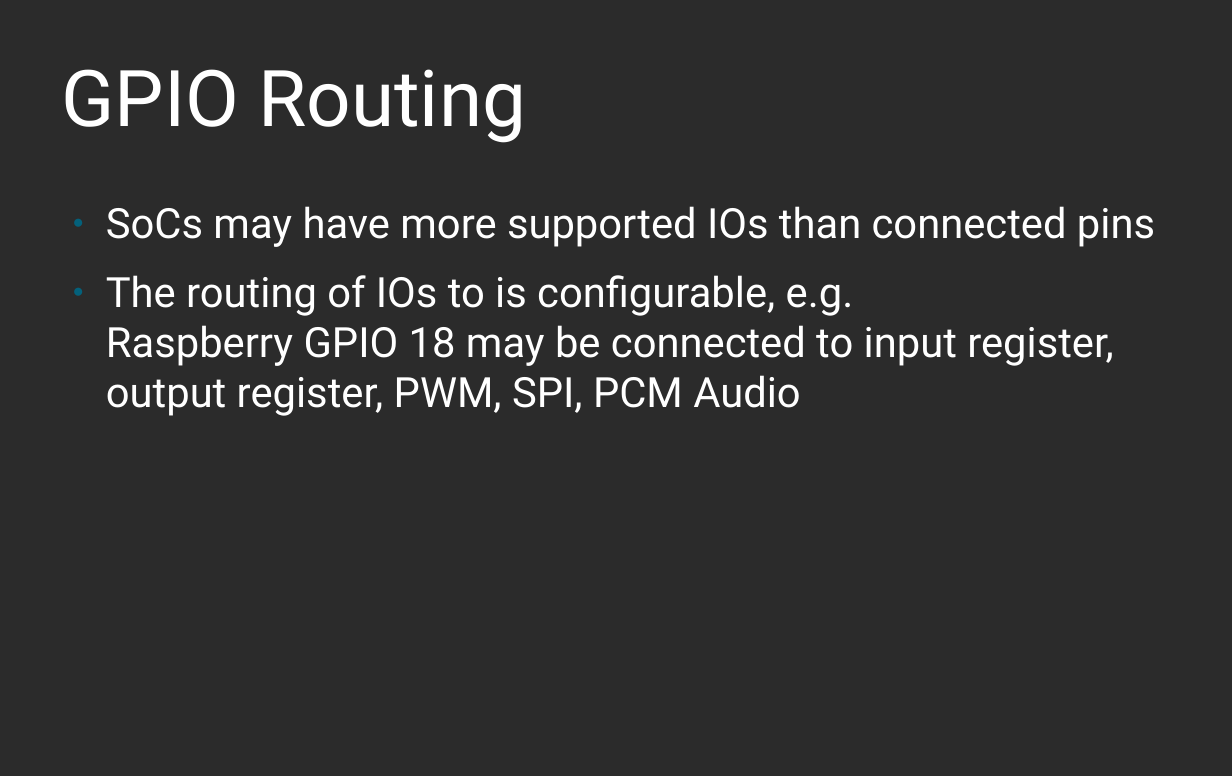
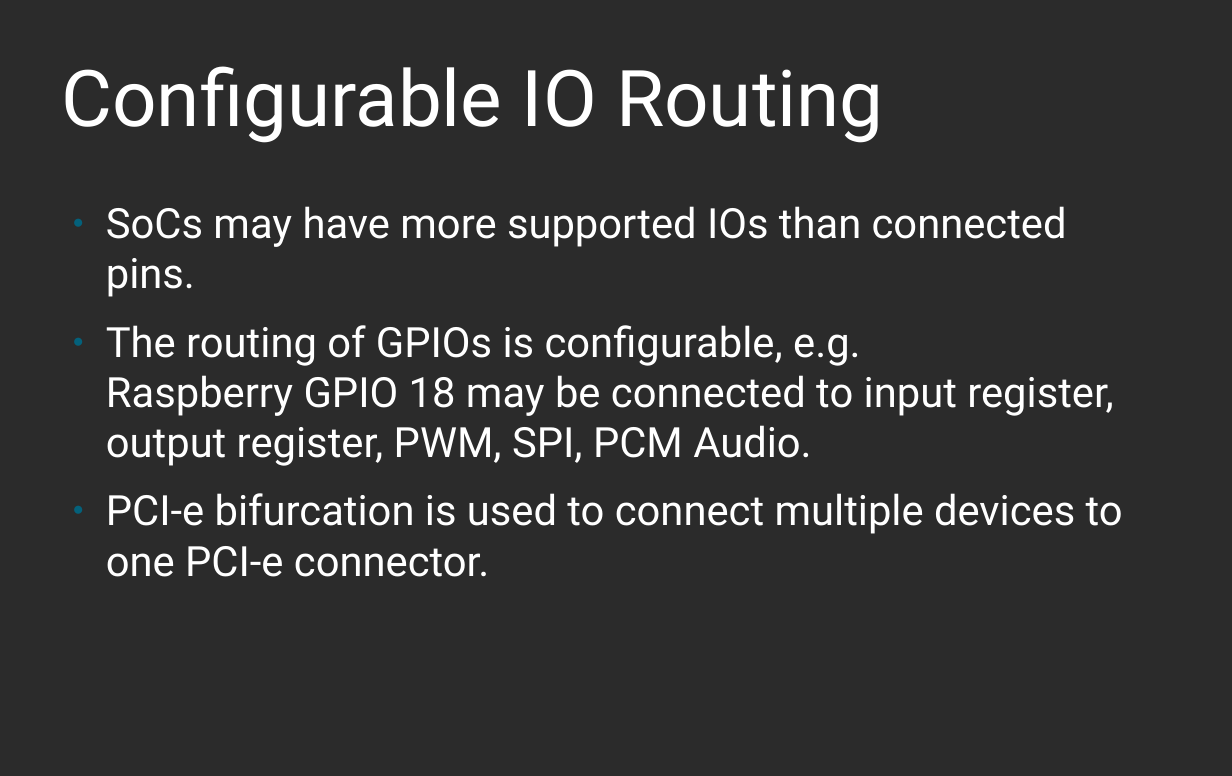
Before and after one commit to xypron/dte, a slide deck: slide 5 of Device Trees Are Not Static.odp. Drawn at 1232x776 pixels with LibreOffice and Linux fonts; fonts in the diff are those of the drawing; background and template pictures are left out; a plain dark background stands for a picture behind light text. Boxes give left, top, right and bottom in pixels: in the first picture for what was removed or moved away, otherwise in the second. Text is boxed around its words. In the diff, an @@ line names an element or a change of style, - is before the commit and + after.

Commit message:
Configurable IO Routing
Mention PCI-e bifuration.

```diff
--- a/Device Trees Are Not Static.odp
+++ b/Device Trees Are Not Static.odp
@@ title at [62,66,884,143]: text changed @@
-GPIO Routing
+Configurable IO Routing
@@ text at [106,206,1123,577]: text changed @@
-● SoCs may have more supported IOs than connected pins
-● The routing of IOs to is configurable, e.g.
-  Raspberry GPIO 18 may be connected to input register, output register, PWM, SPI, PCM Audio
+● SoCs may have more supported IOs than connected pins.
+● The routing of GPIOs is configurable, e.g.
+  Raspberry GPIO 18 may be connected to input register, output register, PWM, SPI, PCM Audio.
+● PCI-e bifurcation is used to connect multiple devices to one PCI-e connector.
```
Also in this commit, not shown: 1 other file.
